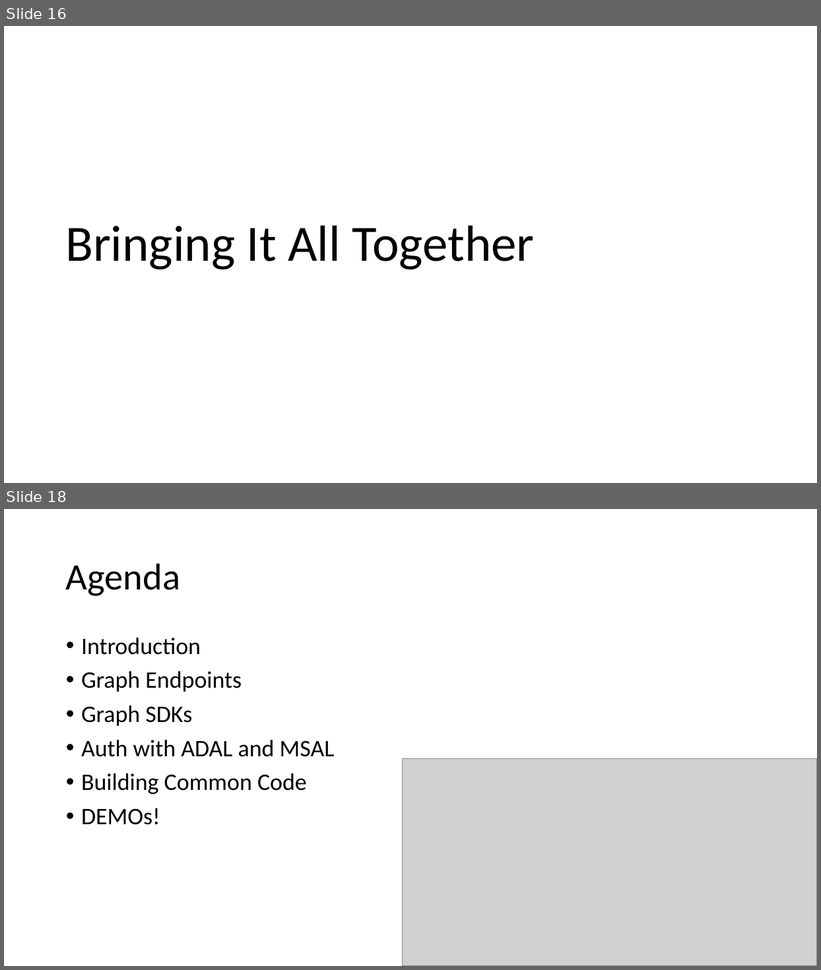
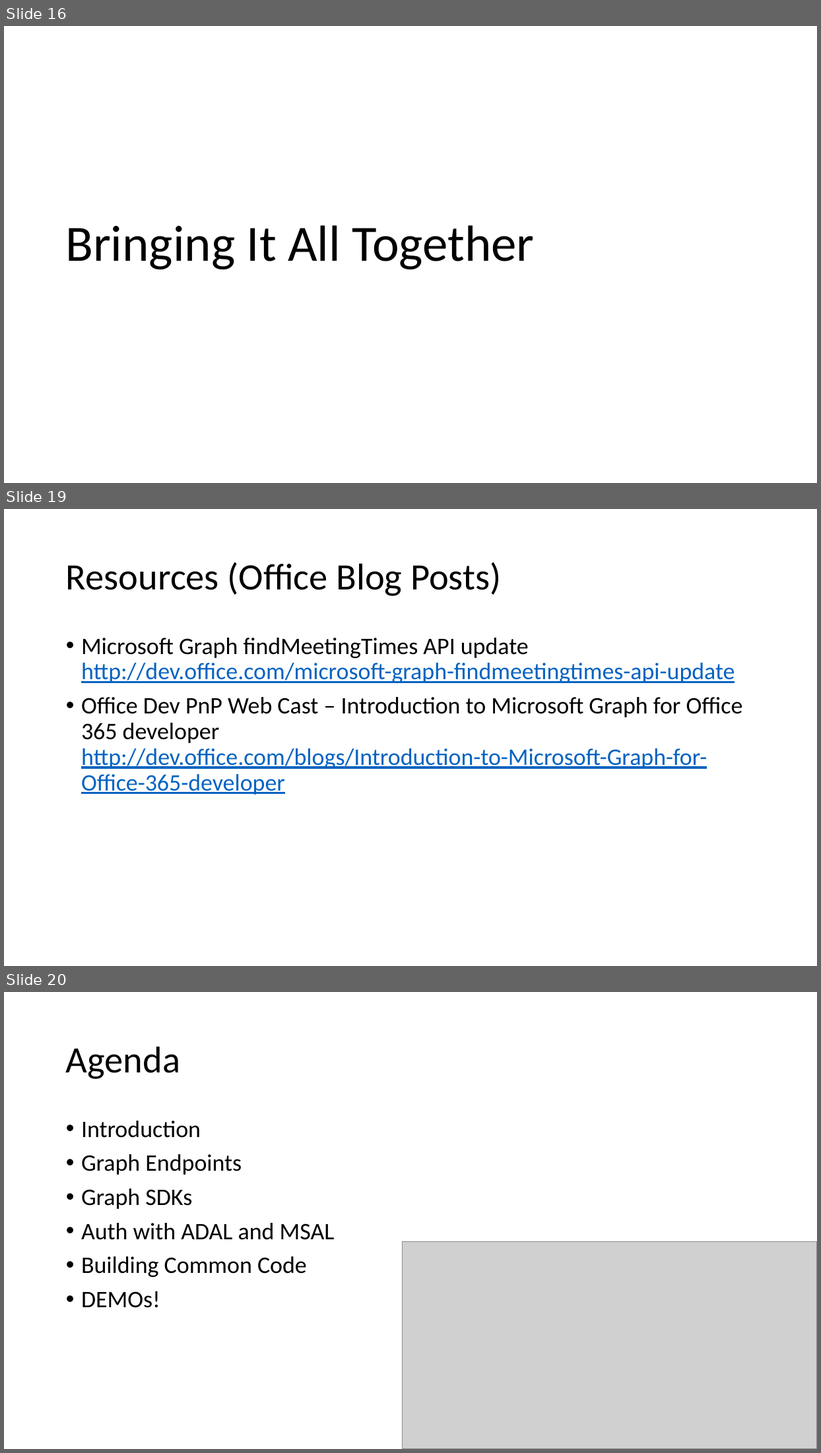
Before and after one commit to coatsy/xplat-graph, a slide deck: Presentation/xplat-graph.pptx. Shown one above the other, each under a label of ours: slides 16 and 18 before the commit, slides 16, 19 and 20 after it; the slides between them are not shown. The pictures are 821x970 and 821x1453 pixels, drawn with LibreOffice and Linux fonts; fonts in the diff are those of the drawing; grey boxes stand for pictures. Boxes give left, top, right and bottom in pixels: in the first picture for what was removed or moved away, otherwise in the second. Text is boxed around its words. In the diff, an @@ line names an element or a change of style, - is before the commit and + after.

```diff
--- a/Presentation/xplat-graph.pptx
+++ b/Presentation/xplat-graph.pptx
@@ slide 19 added at (4, 509, 817, 966), background #FFFFFF @@
@@ title added at (66, 562, 501, 596), 44 pt, text #000000 @@
+Resources (Office Blog Posts)
@@ text added at (81, 638, 743, 795), 28 pt, text #0563C1, underline @@
+• Microsoft Graph findMeetingTimes API update
+  http://dev.office.com/microsoft-graph-findmeetingtimes-api-update
+• Office Dev PnP Web Cast – Introduction to Microsoft Graph for Office 365 developer
+  http://dev.office.com/blogs/Introduction-to-Microsoft-Graph-for-Office-365-developer
@@ what was slide 18 is now slide 20 @@
```
Also in this commit, not shown: 1 slide changed, 1 other slide added.
